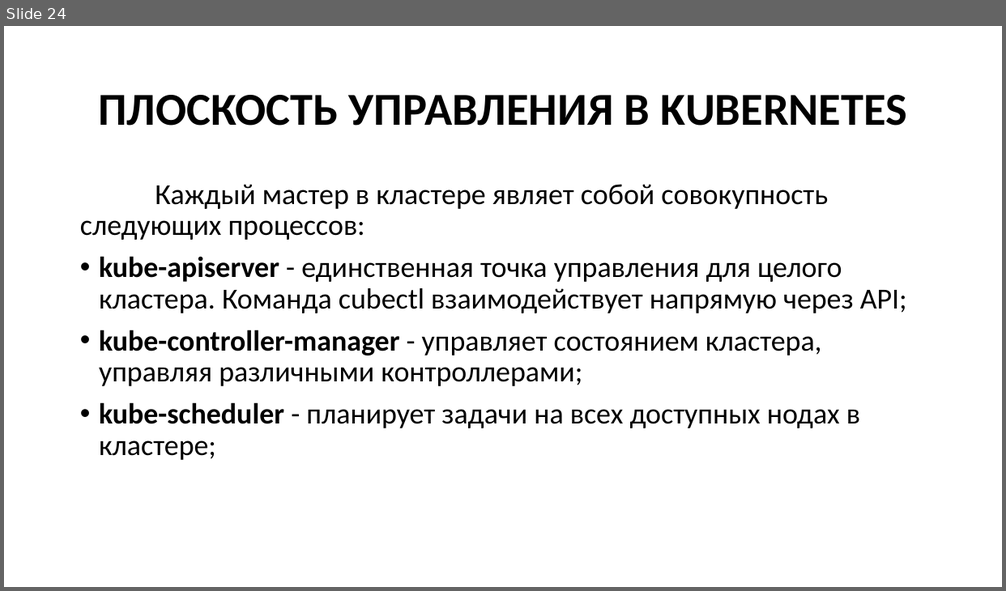
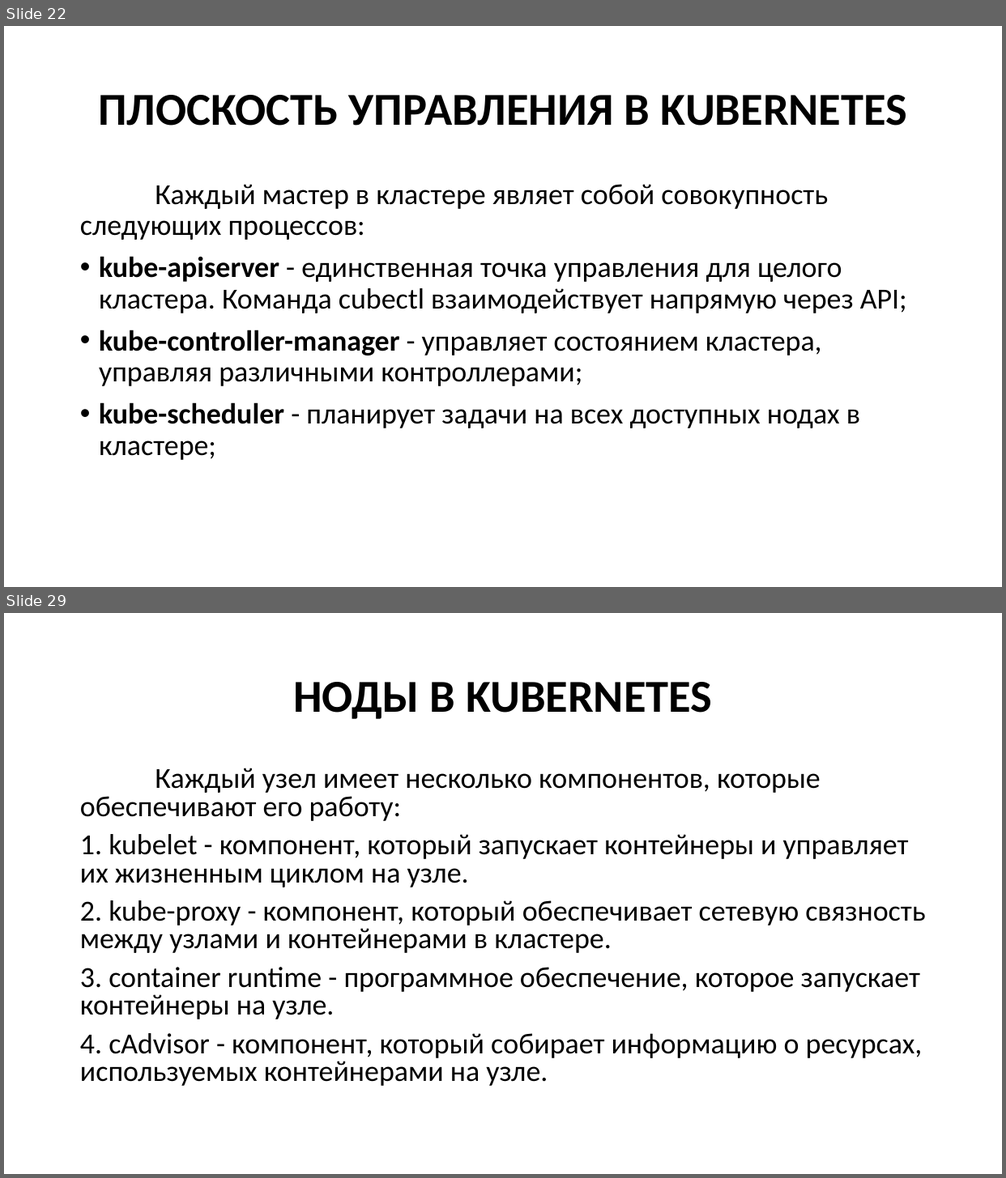
Before and after one commit to Kollekcioner47/k8s, a slide deck: k8s.pptx. Shown one above the other, each under a label of ours: slide 24 before the commit, slides 22 and 29 after it; the slides between them are not shown. The pictures are 1006x591 and 1006x1178 pixels, drawn with LibreOffice and Linux fonts; fonts in the diff are those of the drawing. Boxes give left, top, right and bottom in pixels: in the first picture for what was removed or moved away, otherwise in the second. Text is boxed around its words. In the diff, an @@ line names an element or a change of style, - is before the commit and + after.

```diff
--- a/k8s.pptx
+++ b/k8s.pptx
@@ slide 29 added at [4, 613, 1002, 1174], background #FFFFFF @@
@@ title added at [293, 682, 712, 719], 44 pt, text #000000, bold @@
+НОДЫ В KUBERNETES
@@ text added at [80, 768, 925, 1086], 28 pt, text #000000 @@
+Каждый узел имеет несколько компонентов, которые обеспечивают его работу:
+1. kubelet - компонент, который запускает контейнеры и управляет их жизненным циклом на узле.
+2. kube-proxy - компонент, который обеспечивает сетевую связность между узлами и контейнерами в кластере.
+3. container runtime - программное обеспечение, которое запускает контейнеры на узле.
+4. cAdvisor - компонент, который собирает информацию о ресурсах, используемых контейнерами на узле.
@@ what was slide 24 is now slide 22 @@
```
Also in this commit, not shown: 5 slides changed, 50 other slides added, 5 slides removed.
